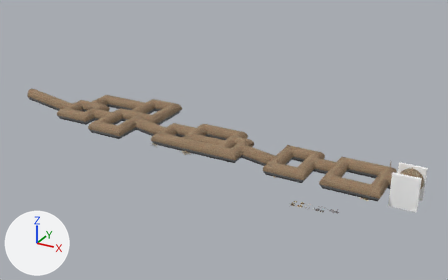
A saved change to the glTF model models/sewerMapGLTF/scene.gltf.
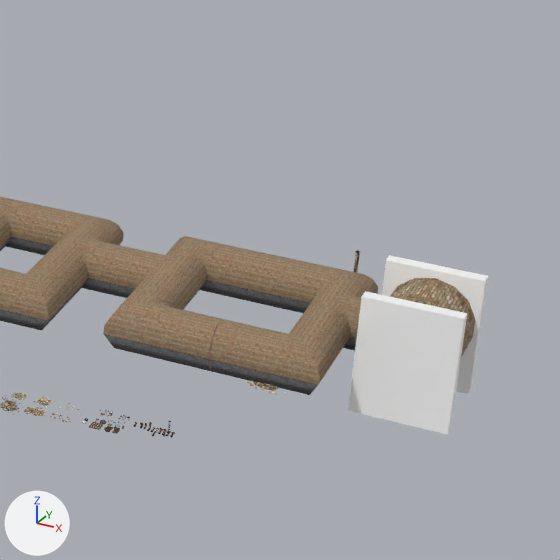
The first picture shows the older version from a 50 mm lens placed at (27.1, -151.7, 78.9), pointed at (-56.8, 0.8, 2.6). The close-ups show both versions on the part from 65% to 100% of the width and 32% to 89% of the height of that picture; other places that the commit changed are outside them. The axes (+X, +Y, +Z) are drawn at lower left. The lights are the same throughout. Where no turn or scale is listed for an object, it has been applied to the vertices.

In view in the first close-up: 'Cube.001', 'Cube.002', 'SerwersP1_001_brick_modern_0.002', 'SerwersP1_004_brick_modern_0.001', 'Serwers_007_brick_modern_01_0.001', 'level1BB'.
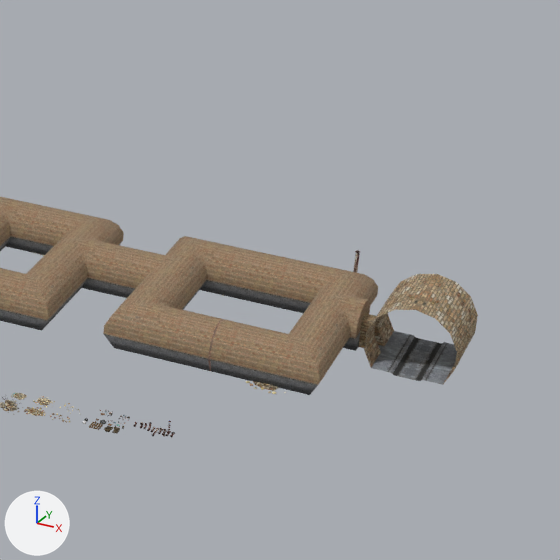
The edits, one by one:
Material 'Material.014' (mat_material_014) is new.
Its base color is (0.8, 0.8, 0.8) (white #e7e7e7).
Its alpha is 0.0.
me_cube_009 has 8 vertices, 12 faces and spans x -0.5..0.5, y -0.5..0.5, z -0.5..0.5.
me_cube_009 no longer uses material mat_material_013 (white #ffffff).
me_cube_009 now uses material mat_material_014 (white #e7e7e7).
In object 'Cube.002' (ob_cube_002), parent goes from ob_fgos_001 to ob_bboxes.
Object 'Cube.002' (ob_cube_002) moves from (-0.598, -3.773, 1.34) to (-84.21, 7.093, 7.927).
Object 'Cube.002' (ob_cube_002) is rescaled from (7.39, 1.0, 9.56) to (7.61, 18.1, 11.3).
Object 'Cube.001' (ob_cube_001) is deleted.

What differs and where, as boxes (x1, y1, x2, y2) in the close-ups (560 x 560 px):
'Cube.001', deleted: before (348, 291, 467, 435)
'Cube.002', recoloured, moved, rescaled (not visible afterwards): before (382, 255, 488, 394)
'Serwers_007_brick_modern_01_0.001', unchanged, uncovered by the edit: before (390, 278, 475, 357); after (358, 274, 478, 383)
'Serwers_007_concrete_base_0.001', unchanged, uncovered by the edit: after (371, 331, 457, 385)
